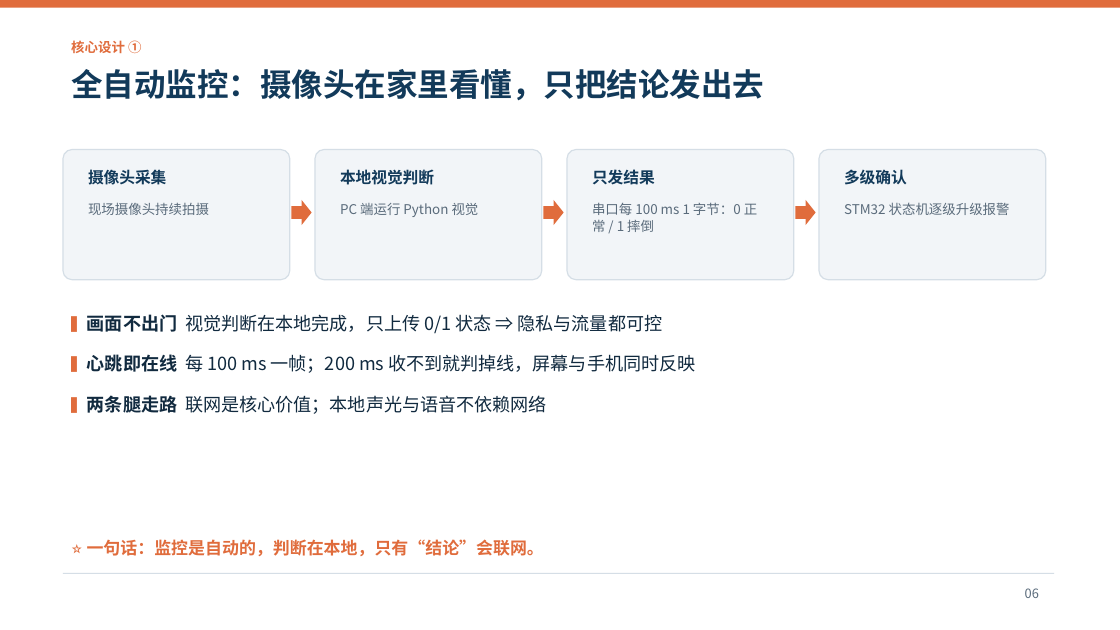
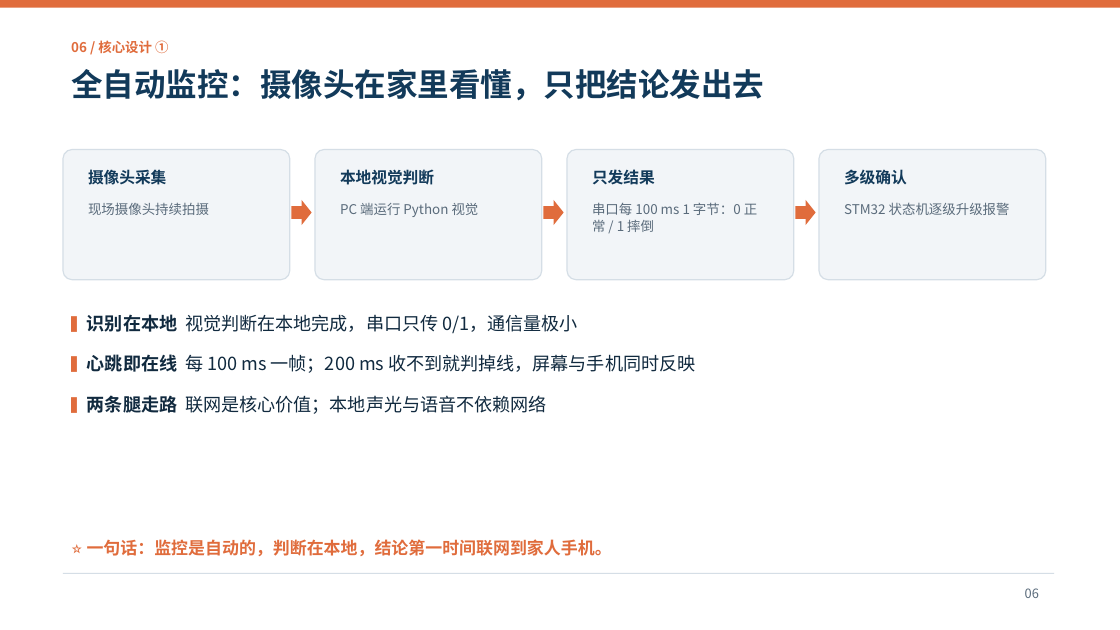
Before and after one commit to Maxsunset/SilverGuard, a slide deck: slide 6 of SilverGuard/docs/SilverGuard_答辩_设计思路与亮点.pptx. Drawn at 1120x630 pixels with LibreOffice and Linux fonts; fonts in the diff are those of the drawing. Boxes give left, top, right and bottom in pixels: in the first picture for what was removed or moved away, otherwise in the second. Text is boxed around its words. In the diff, an @@ line names an element or a change of style, - is before the commit and + after.

Commit message:
答辩 PPT：状态机改为完整转移图，删去不传云端式表述
状态机页：6 状态环形布局 + 带条件标签的转移箭头 + 两条图例补全其余转移；问题页竞品改为“只能看不会报警”；目标页隐私行改为“室内摄像头需告知与授权”；架构/监控页删去“画面不出门”提法，改述为判断在本地、结果联网；局限页补“画面未上云可作为扩展”；kicker 恢复自动页码

```diff
--- a/SilverGuard/docs/SilverGuard_答辩_设计思路与亮点.pptx
+++ b/SilverGuard/docs/SilverGuard_答辩_设计思路与亮点.pptx
@@ text at (71,40,168,53): text changed @@
-核心设计 ①
+06 / 核心设计 ①
@@ text at (87,314,577,334): text changed @@
-▍画面不出门 视觉判断在本地完成，只上传 0/1 状态 ⇒ 隐私与流量都可控
+▍识别在本地 视觉判断在本地完成，串口只传 0/1，通信量极小
@@ text at (87,539,612,556): text changed @@
-⭐ 一句话：监控是自动的，判断在本地，只有“结论”会联网。
+⭐ 一句话：监控是自动的，判断在本地，结论第一时间联网到家人手机。
```
Also in this commit, not shown: 11 other slides changed.
